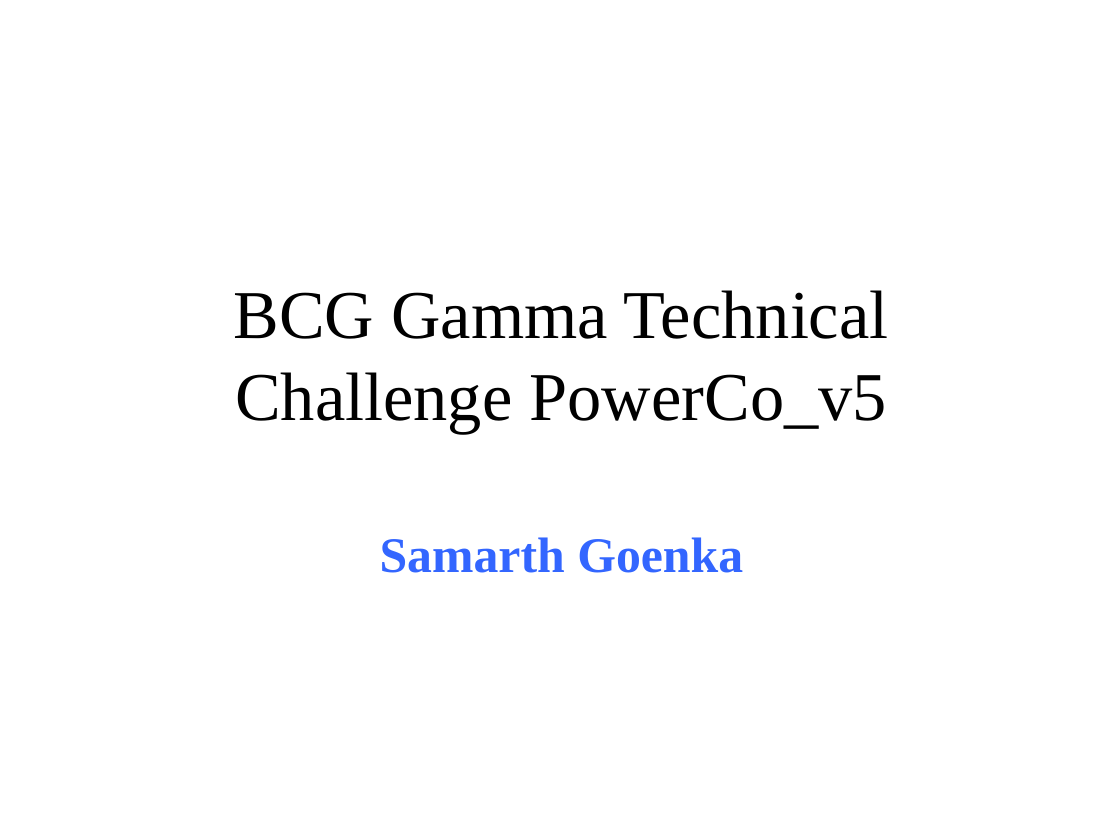
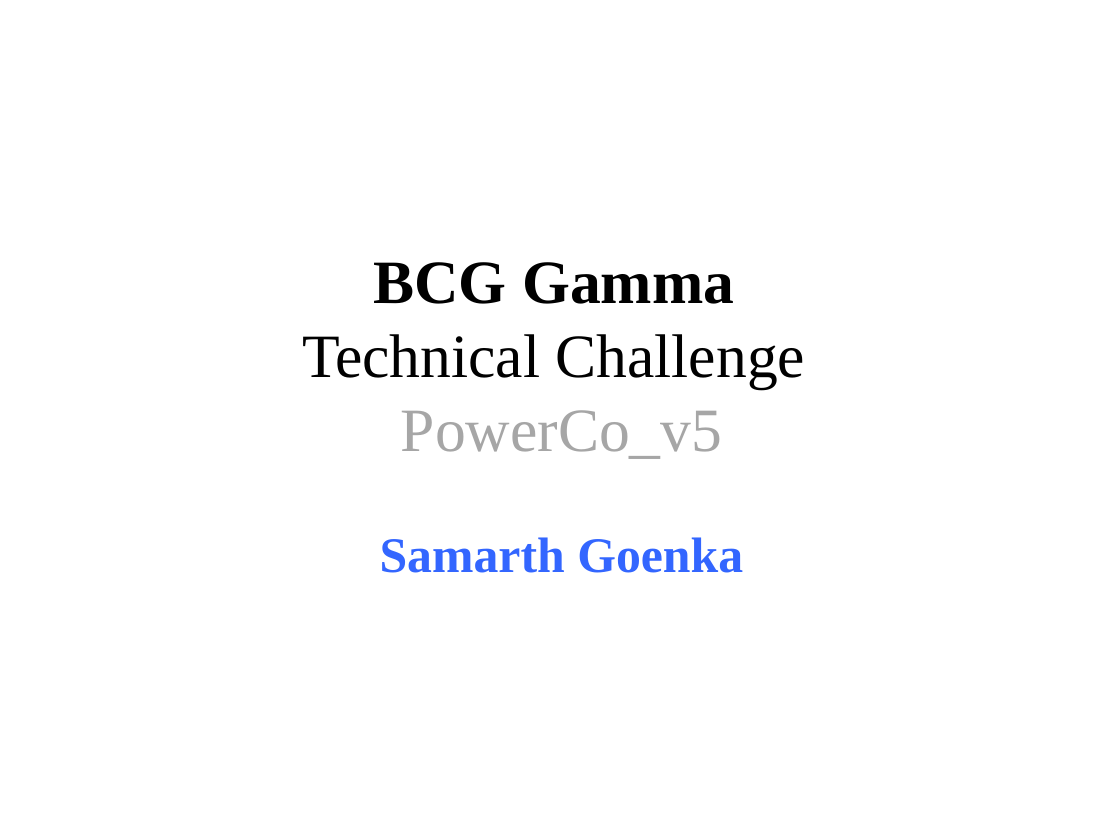
Before and after one commit to sgoenka/bcggamma, a slide deck: slide 1 of bcggamma_ppt.pptx. Drawn at 1120x840 pixels with LibreOffice and Linux fonts; fonts in the diff are those of the drawing. Boxes give left, top, right and bottom in pixels: in the first picture for what was removed or moved away, otherwise in the second. Text is boxed around its words. In the diff, an @@ line names an element or a change of style, - is before the commit and + after.

```diff
--- a/bcggamma_ppt.pptx
+++ b/bcggamma_ppt.pptx
@@ title "BCG Gamma Technical Challenge PowerCo_v5" at [302, 262, 805, 459]: size 44 to 39.6 pt; text colour #000000 to #A6A6A6 in "PowerCo_v5"; bold on in "BCG Gamma" @@
```
Also in this commit, not shown: 7 other slides changed, 2 other files.
